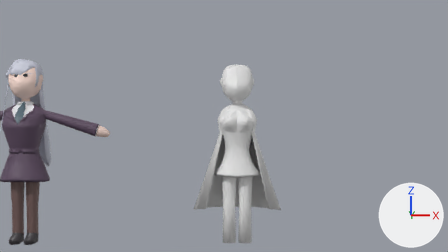
The Blender file 100Kano/Kusuri/Kusuri big 3.blend: old version first, new version second.
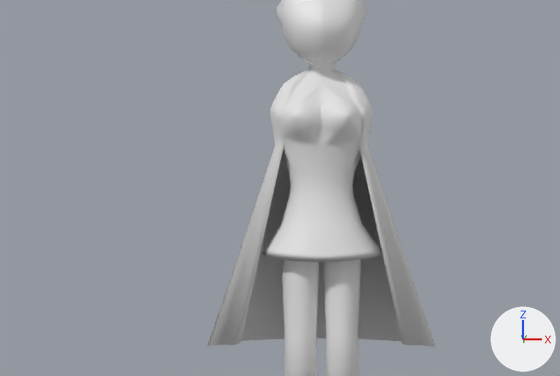
Each version is shown from the file's camera 'Camera', then close up on the part from 26% to 73% of the width and 31% to 88% of the height. The axes (+X, +Y, +Z) are drawn at lower right. The lights are the same throughout.
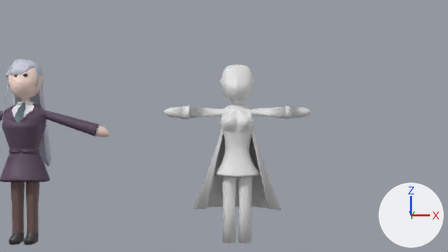
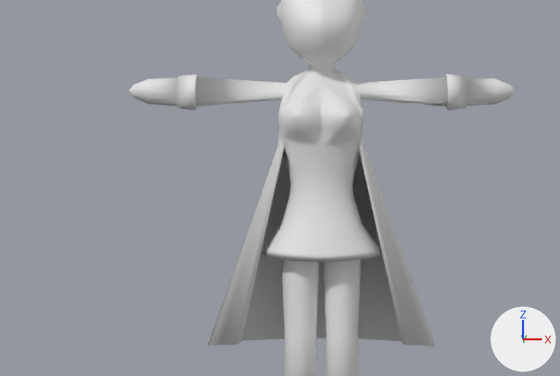
Where the change shows, as pixel boxes (x1, y1, x2, y2) in the close-ups (560 x 376 px):
'Sphere', reshaped: before (207, 0, 435, 376); after (129, 0, 515, 376)
part 1 of me_sphere, built on: before (207, 76, 435, 347); after (129, 74, 515, 347)

Edits to the bpy script that builds the scene:
```text
Change me_sphere:
    used by ob_sphere; location = (0.0, 0.0, 2.999); scale = (0.47, 0.47, 0.47)
    remove me_sphere.from_pydata(...)  # 1277 vertices, 1284 faces; spans x 0.0..2.24, y -1.04..0.99, z -8.29..0.87
    add me_sphere.from_pydata(...)  # 1429 vertices, 1432 faces; spans x 0.0..3.8, y -1.04..0.99, z -8.29..0.87
    me_sphere part 1
    2 vertices are removed from x 0.85..0.87, y -0.19..-0.09, z -1.64
    8 faces are deleted
    16 vertices in x 0.65..0.84, y -0.59..0.33, z -2.65..-1.83 move by (-0.02, 0.0, 0.0)
    15 vertices in x 0.65..0.86, y -0.55..0.34, z -2.65..-1.54 move by (-0.03, 0.0, 0.0)
    9 vertices in x 0.61..0.82, y -0.63..0.3, z -2.65..-1.54 move by (-0.01, 0.0, 0.0)
    8 vertices in x 0.77..0.89, y -0.52..0.22, z -2.65..-2.02 move by (-0.05, 0.0, 0.0)
    8 vertices in x 0.81..0.93, y -0.42..0.25, z -2.42..-1.83 move by (-0.1, 0.0, 0.0)
    7 vertices in x 0.71..0.88, y -0.53..0.35, z -2.31..-1.64 move by (-0.04, 0.0, 0.0)
    56 vertices move from x 0.68..1.01, y -0.65..0.24, z -2.65..-1.43 to x 0.69..2.71, y -0.65..0.24, z -2.65..-1.29
    149 vertices are added at x 2.45..3.8, y -0.48..0.23, z -1.96..-1.25
    5 new vertices lie (0.0, 0.17, 0.03) away from vertices in x 2.47..2.5, y -0.27..-0.15, z -1.95..-1.3
    156 new faces join them
```
